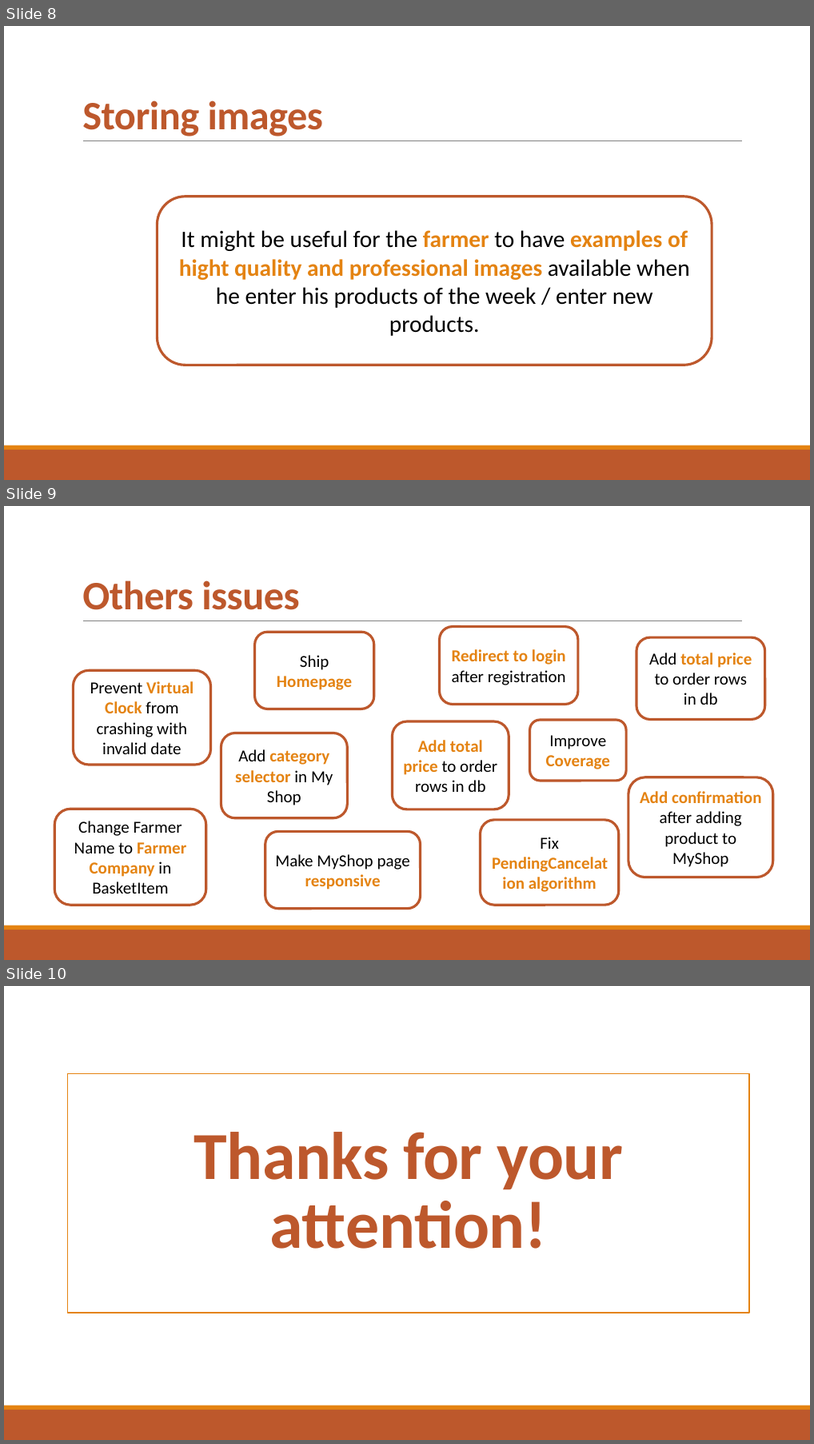
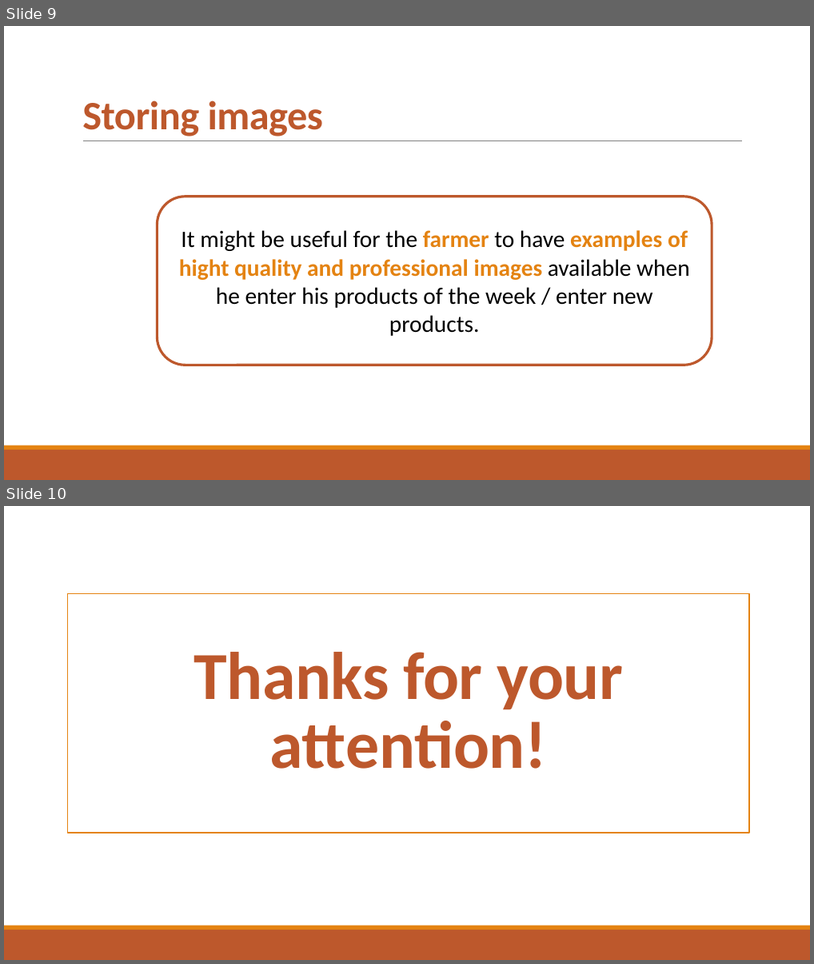
Before and after one commit to djemar/se2-2021-04-SPG, a slide deck: docs/sprint4/Presentation_SPG_Sprint4.pptx. Shown one above the other, each under a label of ours: slides 8, 9 and 10 before the commit, slides 9 and 10 after it. The pictures are 814x1444 and 814x964 pixels, drawn with LibreOffice and Linux fonts; fonts in the diff are those of the drawing. Boxes give left, top, right and bottom in pixels: in the first picture for what was removed or moved away, otherwise in the second. Text is boxed around its words. In the diff, an @@ line names an element or a change of style, - is before the commit and + after.

```diff
--- a/docs/sprint4/Presentation_SPG_Sprint4.pptx
+++ b/docs/sprint4/Presentation_SPG_Sprint4.pptx
@@ slide 9 removed at bbox=[4, 506, 810, 960], background #FFFFFF; not listed: 3 template elements that a slide beside it also shows @@
@@ title removed at bbox=[82, 580, 299, 610] @@
-Others issues
@@ rounded rectangle removed at bbox=[255, 632, 374, 708] @@
-Ship Homepage
@@ rounded rectangle removed at bbox=[439, 626, 578, 704] @@
-Redirect to login after registration
@@ rounded rectangle removed at bbox=[637, 637, 766, 719] @@
-Add total price to order rows in db
@@ rounded rectangle removed at bbox=[73, 671, 211, 765] @@
-Prevent Virtual Clock from crashing with invalid date
@@ rounded rectangle removed at bbox=[392, 721, 509, 809] @@
-Add total price to order rows in db
@@ rounded rectangle removed at bbox=[530, 720, 626, 780] @@
-Improve Coverage
@@ rounded rectangle removed at bbox=[221, 733, 348, 818] @@
-Add category selector in My Shop
@@ rounded rectangle removed at bbox=[629, 777, 774, 877] @@
-Add confirmation after adding product to MyShop
@@ rounded rectangle removed at bbox=[55, 808, 206, 904] @@
-Change Farmer Name to Farmer Company in BasketItem
@@ rounded rectangle removed at bbox=[266, 832, 420, 908] @@
-Make MyShop page responsive
@@ rounded rectangle removed at bbox=[481, 820, 619, 904] @@
-Fix PendingCancelation algorithm
@@ what was slide 8 is now slide 9 @@
```
Also in this commit, not shown: 4 slides changed, 1 slide added, 1 other file.
